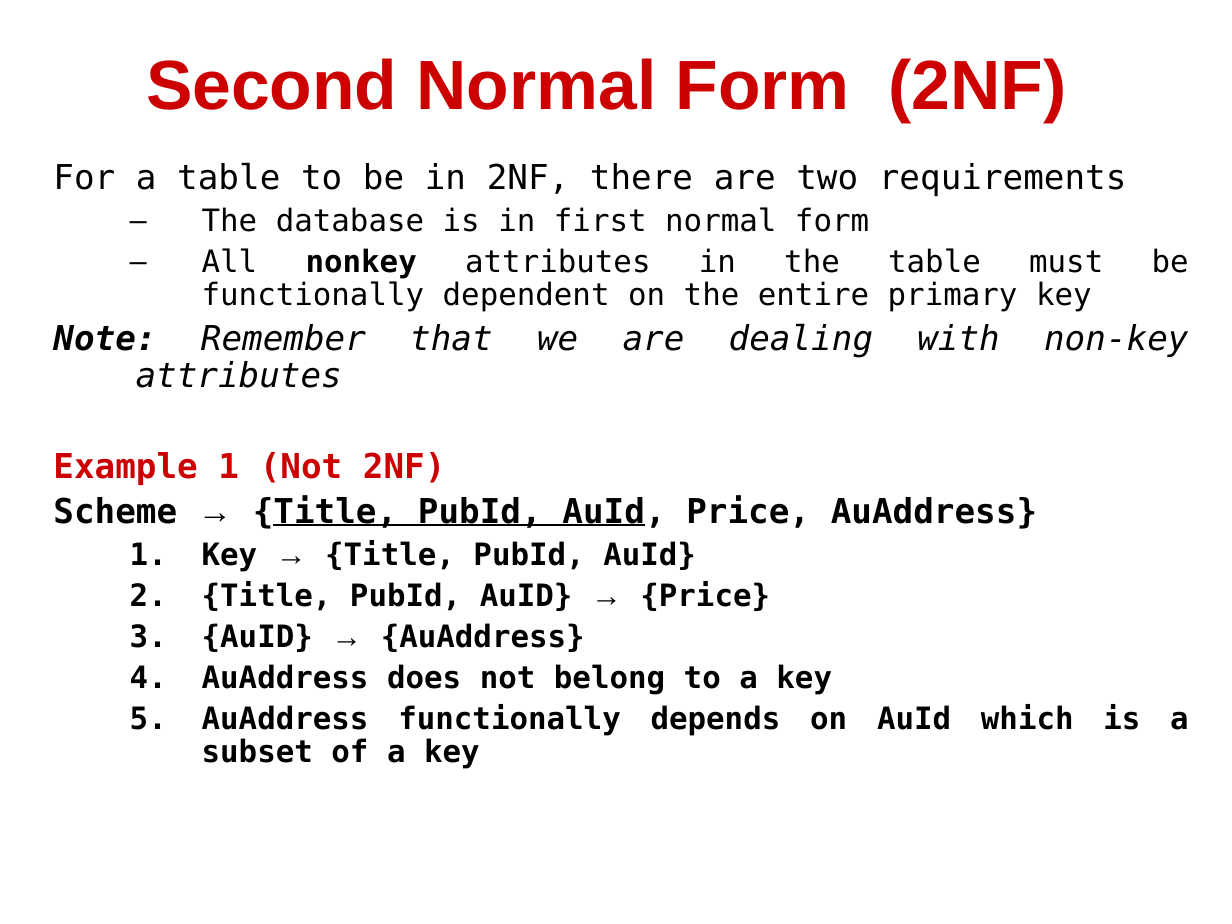
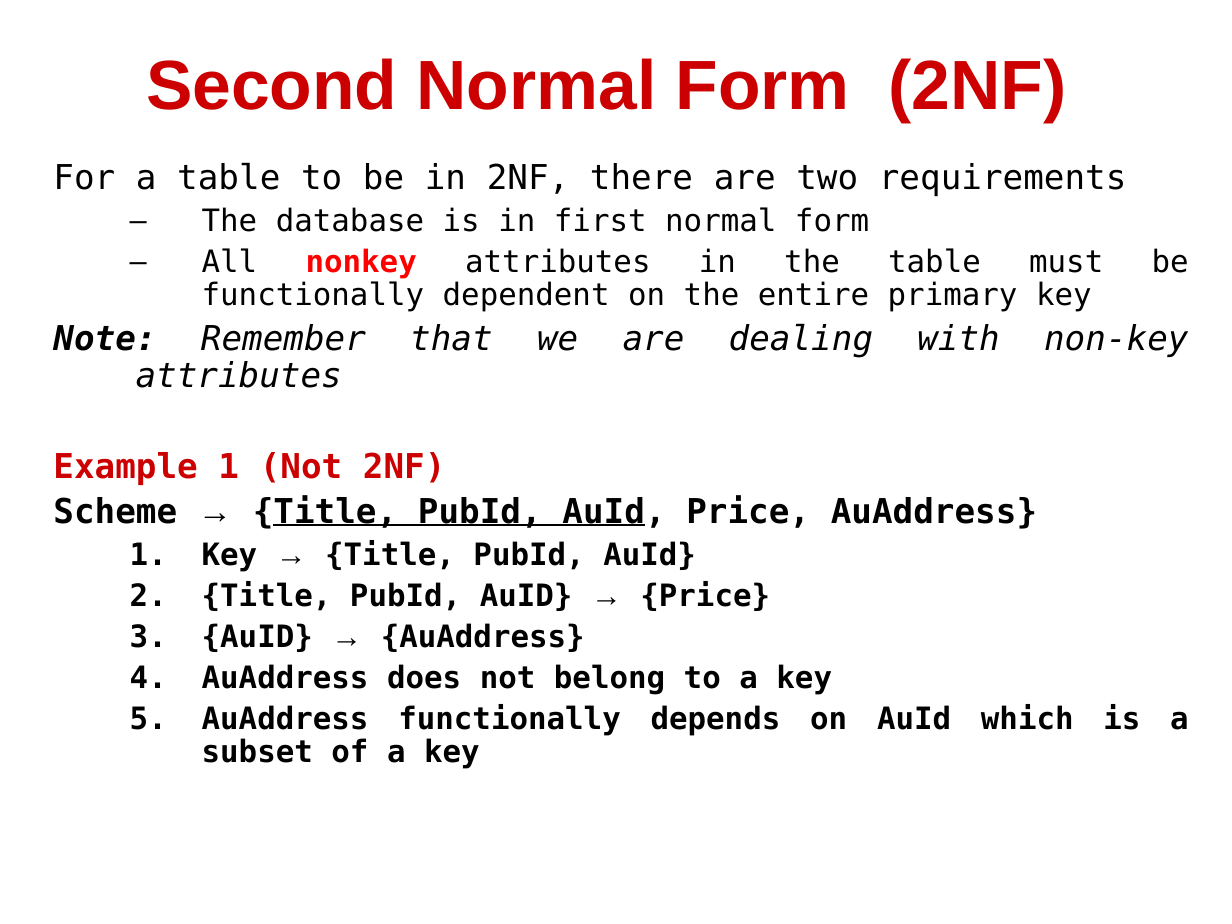
Before and after one commit to saifmohammednipun/CSE311-DBMS, a slide deck: slide 11 of CSE311-SP24-Sec-1-SLF/Lectures/05 Normalization.ppt. Drawn at 1232x924 pixels with LibreOffice and Linux fonts; fonts in the diff are those of the drawing. Boxes give left, top, right and bottom in pixels: in the first picture for what was removed or moved away, otherwise in the second. Text is boxed around its words. In the diff, an @@ line names an element or a change of style, - is before the commit and + after.

```diff
--- a/CSE311-SP24-Sec-1-SLF/Lectures/05 Normalization.ppt
+++ b/CSE311-SP24-Sec-1-SLF/Lectures/05 Normalization.ppt
@@ text at [202, 248, 1103, 312]: text colour #000000 to #FF0000 in "nonkey" @@
```
Also in this commit, not shown: 1 other slide changed, 2 slides added, 1 slide removed, 5 other files.
